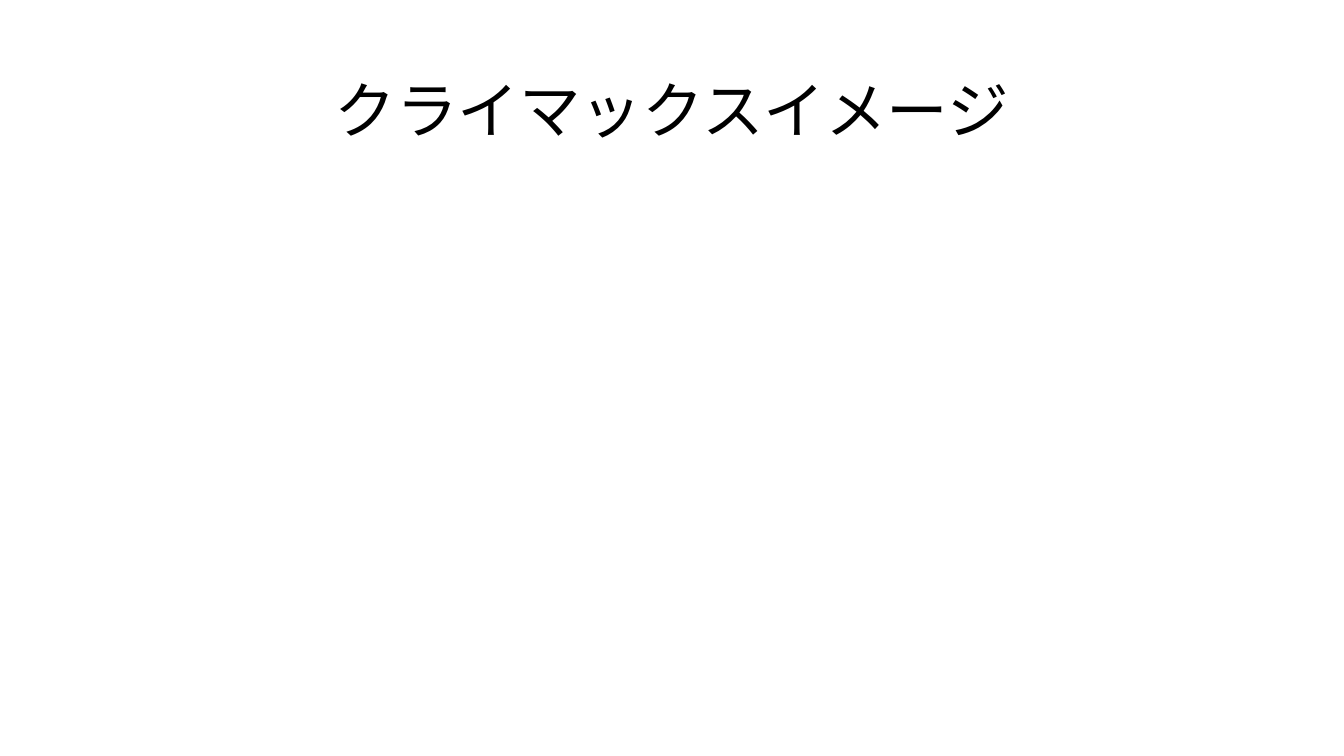
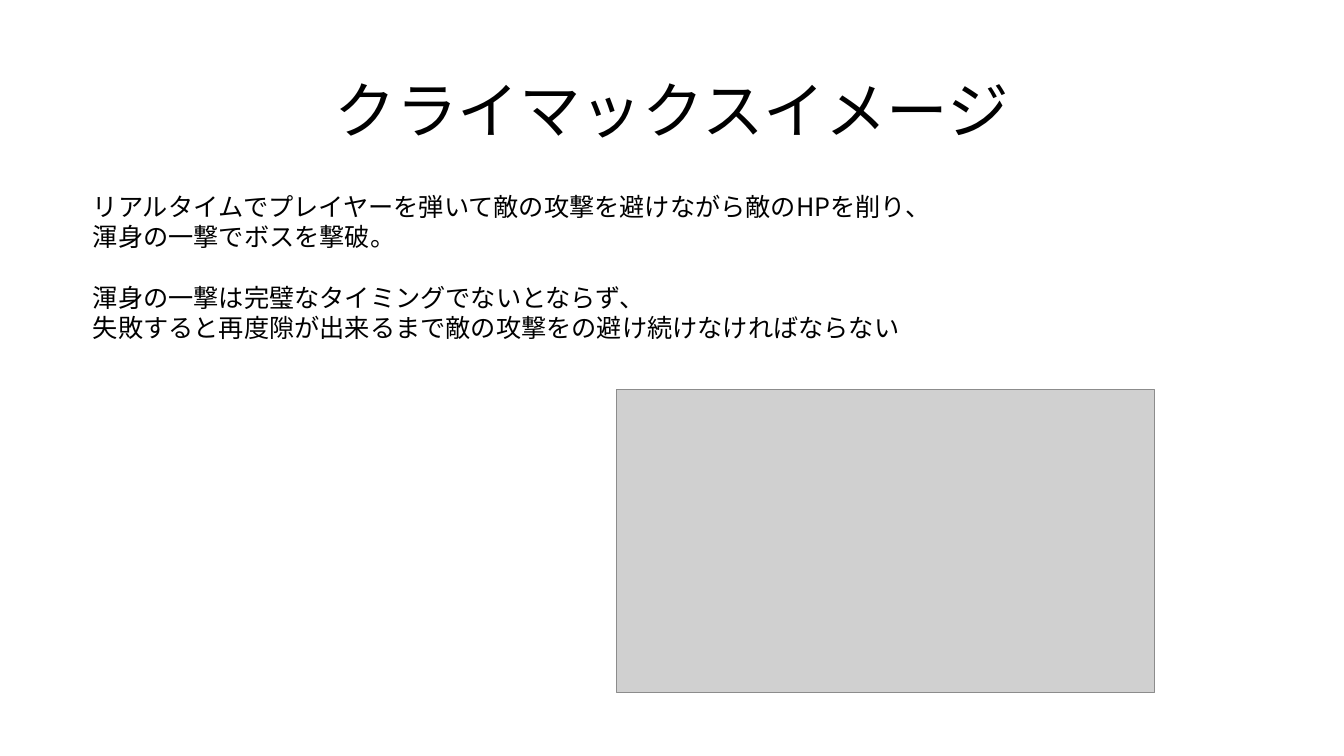
Before and after one commit to YuMild/GameAwards, a slide deck: slide 5 of Plan/ゲーム大賞企画書.pptx. Drawn at 1344x756 pixels with LibreOffice and Linux fonts; fonts in the diff are those of the drawing; grey boxes stand for pictures. Boxes give left, top, right and bottom in pixels: in the first picture for what was removed or moved away, otherwise in the second. Text is boxed around its words. In the diff, an @@ line names an element or a change of style, - is before the commit and + after.

```diff
--- a/Plan/ゲーム大賞企画書.pptx
+++ b/Plan/ゲーム大賞企画書.pptx
@@ text added at box(93, 194, 930, 339), 18 pt, text #000000 @@
+リアルタイムでプレイヤーを弾いて敵の攻撃を避けながら敵のHPを削り、
+渾身の一撃でボスを撃破。
+渾身の一撃は完璧なタイミングでないとならず、
+失敗すると再度隙が出来るまで敵の攻撃をの避け続けなければならない
@@ picture added at box(617, 389, 1155, 693) @@
```
Also in this commit, not shown: 2 slides added, 22 other files.
